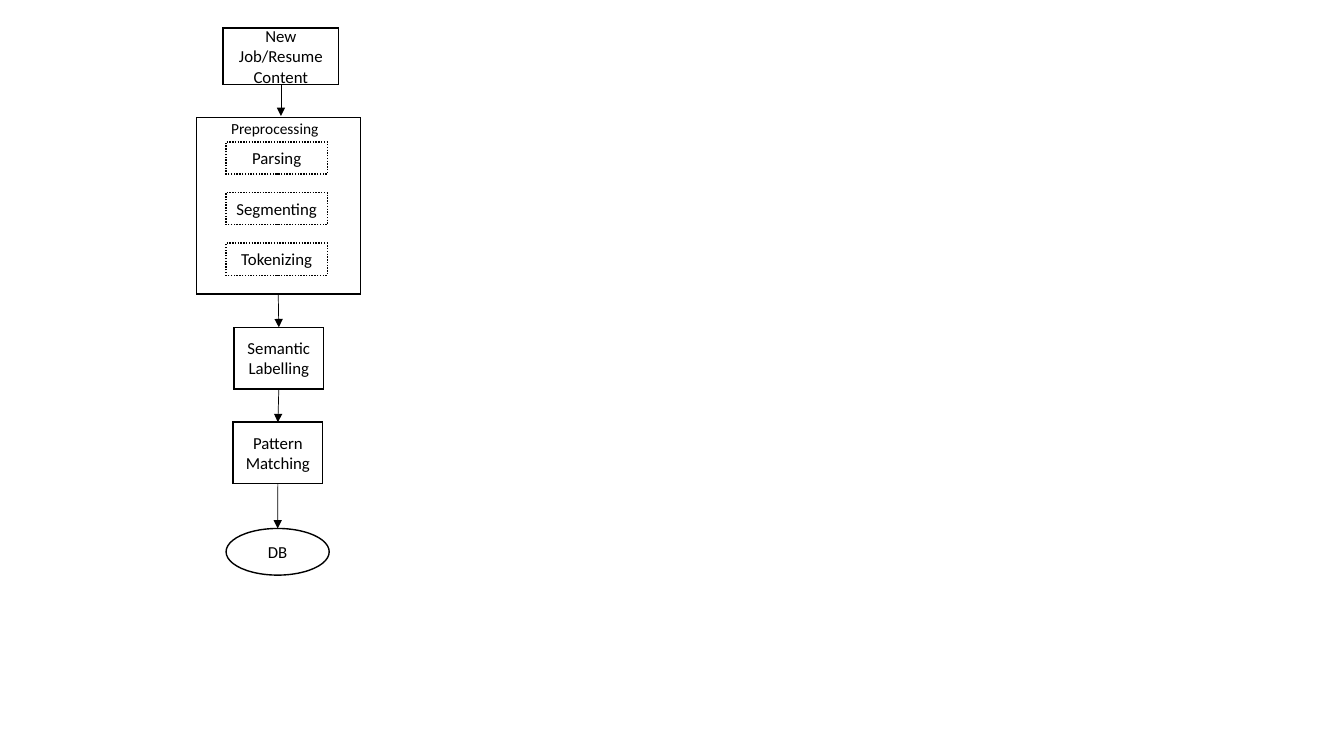
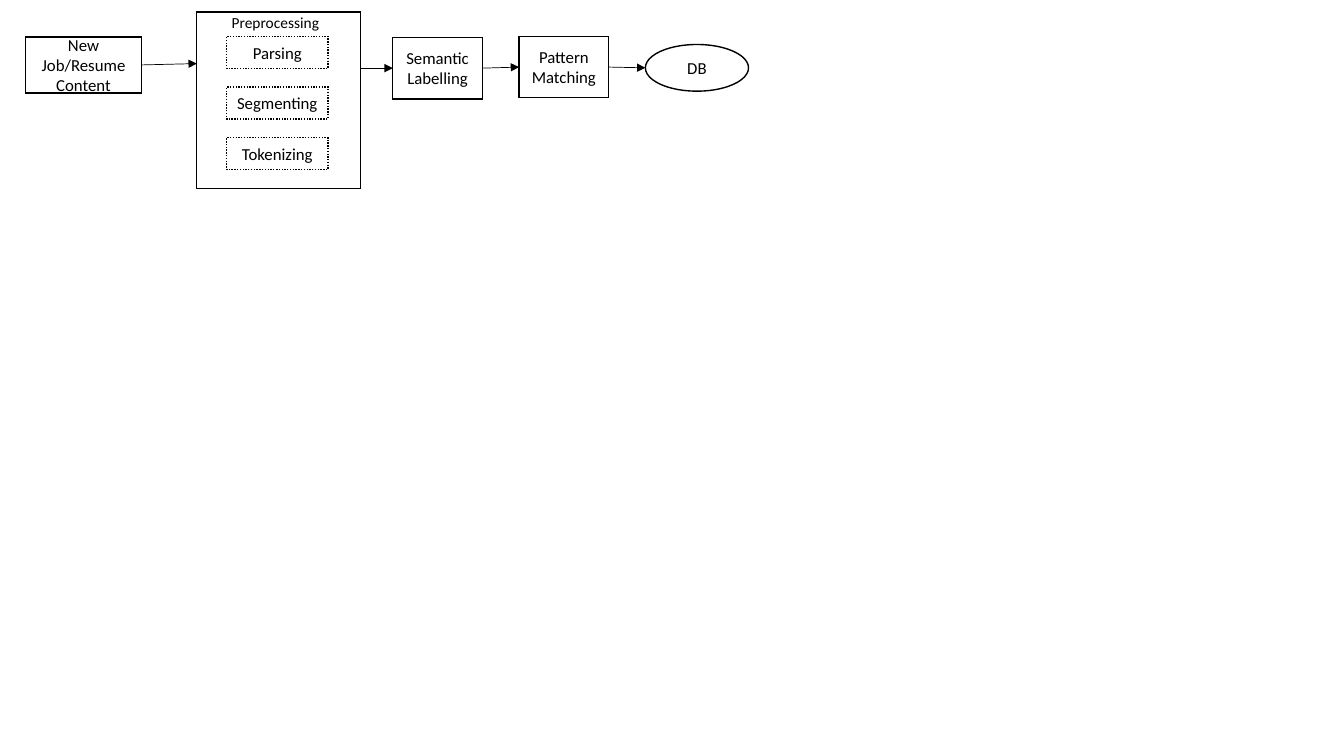
Before and after one commit to zxingz/Thesis, a slide deck: slide 13 of Risk Models.pptx. Drawn at 1344x756 pixels with LibreOffice and Linux fonts; fonts in the diff are those of the drawing. Boxes give left, top, right and bottom in pixels: in the first picture for what was removed or moved away, otherwise in the second. Text is boxed around its words. In the diff, an @@ line names an element or a change of style, - is before the commit and + after.

```diff
--- a/Risk Models.pptx
+++ b/Risk Models.pptx
@@ 4 rectangles, 1 text: place and size @@
-4 rectangles, 1 text at (197, 118, 361, 294)
+4 rectangles, 1 text at (197, 12, 361, 189)
@@ rectangle "New Job/Resume Content": place and size @@
-rectangle "New Job/Resume Content" at (223, 28, 339, 85)
+rectangle "New Job/Resume Content" at (26, 37, 142, 94)
@@ rectangle "Semantic Labelling": place and size @@
-rectangle "Semantic Labelling" at (234, 328, 324, 389)
+rectangle "Semantic Labelling" at (393, 37, 483, 99)
@@ rectangle "Pattern Matching": place and size @@
-rectangle "Pattern Matching" at (233, 422, 323, 484)
+rectangle "Pattern Matching" at (519, 36, 609, 98)
@@ ellipse "DB": place and size @@
-ellipse "DB" at (226, 528, 329, 575)
+ellipse "DB" at (645, 44, 748, 91)
@@ arrow moved from (281, 85) - (281, 116) to (141, 65) - (197, 64) @@
@@ arrow moved from (279, 389) - (278, 422) to (361, 69) - (393, 69) @@
@@ arrow moved from (278, 294) - (279, 328) to (483, 69) - (519, 68) @@
@@ arrow moved from (278, 484) - (277, 528) to (609, 68) - (645, 68) @@
```
Also in this commit, not shown: 1 other slide changed, 4 other files.
